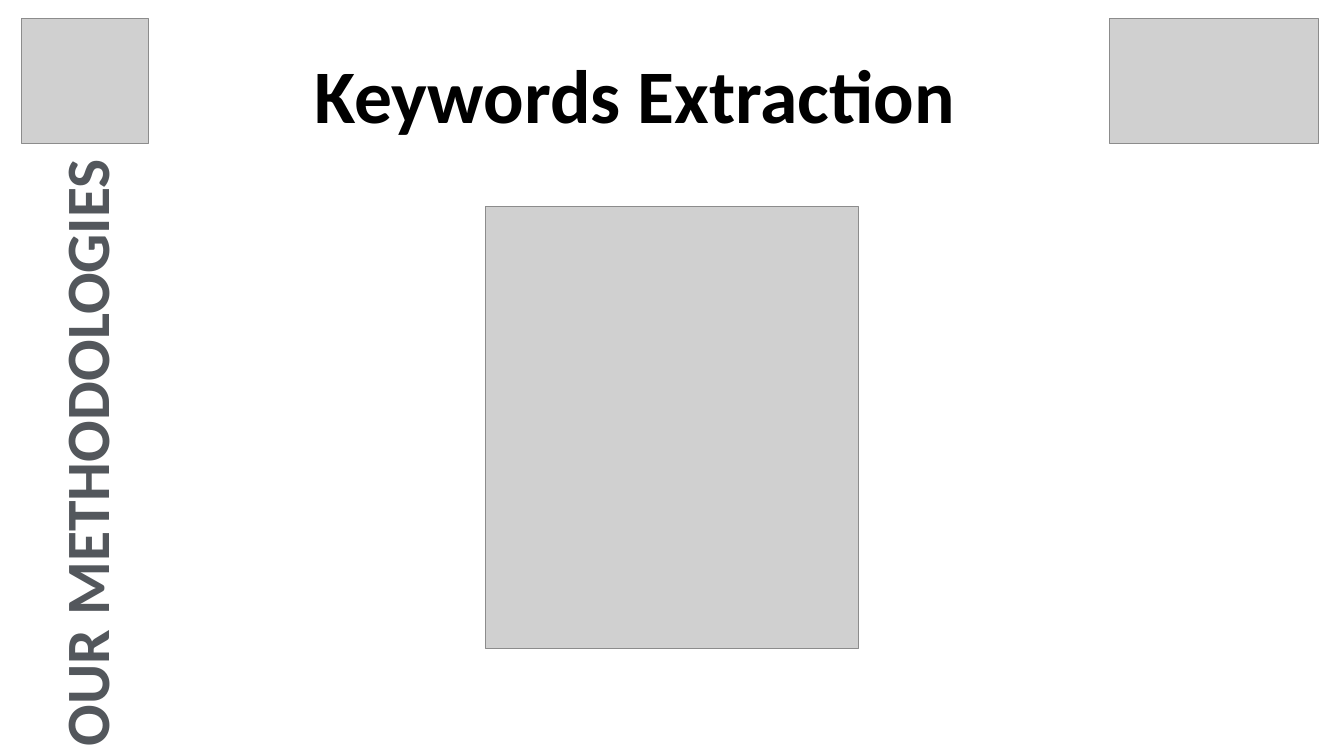
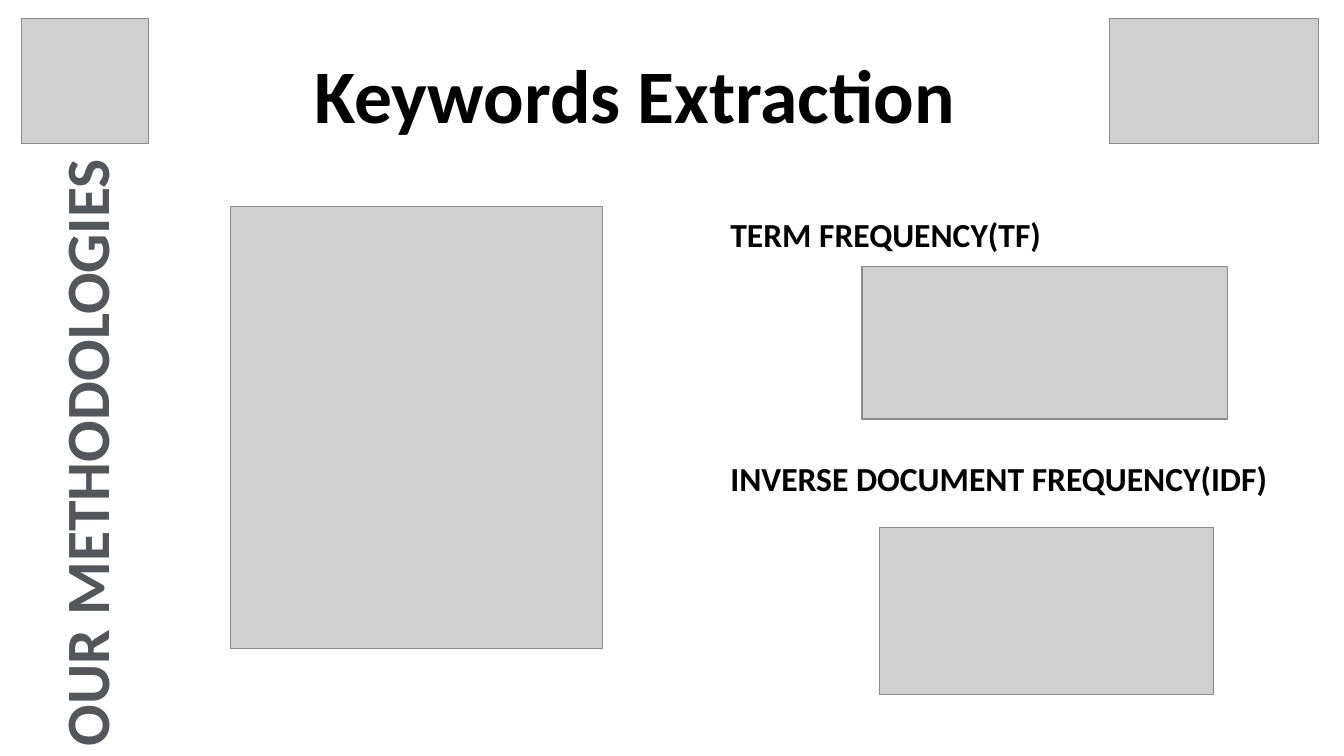
Before and after one commit to bhakon/Akshar, a slide deck: slide 9 of Documents/Presentaion/Project_Akshar_Presentation.pptx (slide 8 before the commit). Drawn at 1344x756 pixels with LibreOffice and Linux fonts; fonts in the diff are those of the drawing; grey boxes stand for pictures. Boxes give left, top, right and bottom in pixels: in the first picture for what was removed or moved away, otherwise in the second. Text is boxed around its words. In the diff, an @@ line names an element or a change of style, - is before the commit and + after.

```diff
--- a/Documents/Presentaion/Project_Akshar_Presentation.pptx
+++ b/Documents/Presentaion/Project_Akshar_Presentation.pptx
@@ picture: place and size @@
-picture at [486, 207, 859, 649]
+picture at [230, 207, 603, 649]
@@ text added at [730, 222, 1041, 252], 24 pt, text #000000, bold @@
+TERM FREQUENCY(TF)
@@ picture added at [862, 267, 1227, 419] @@
@@ text added at [730, 466, 1267, 496], 24 pt, text #000000, bold @@
+INVERSE DOCUMENT FREQUENCY(IDF)
@@ picture added at [880, 527, 1214, 695] @@
```
Also in this commit, not shown: 6 other slides changed, 5 slides added, 9 slides removed, 24 other files.
